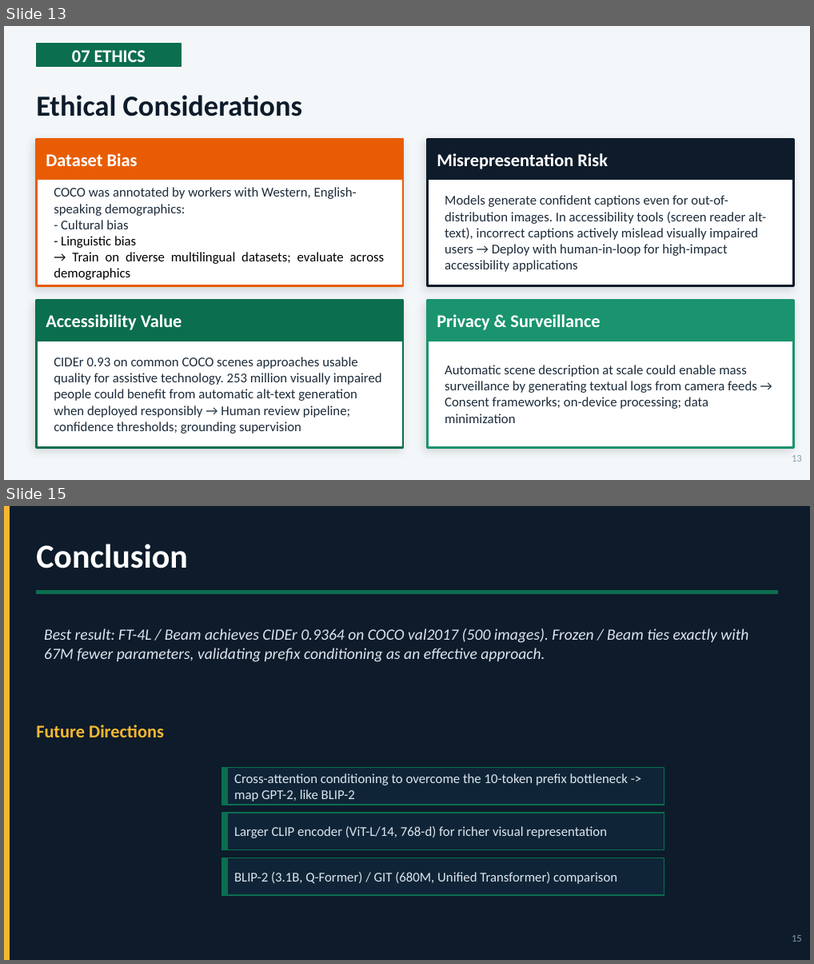
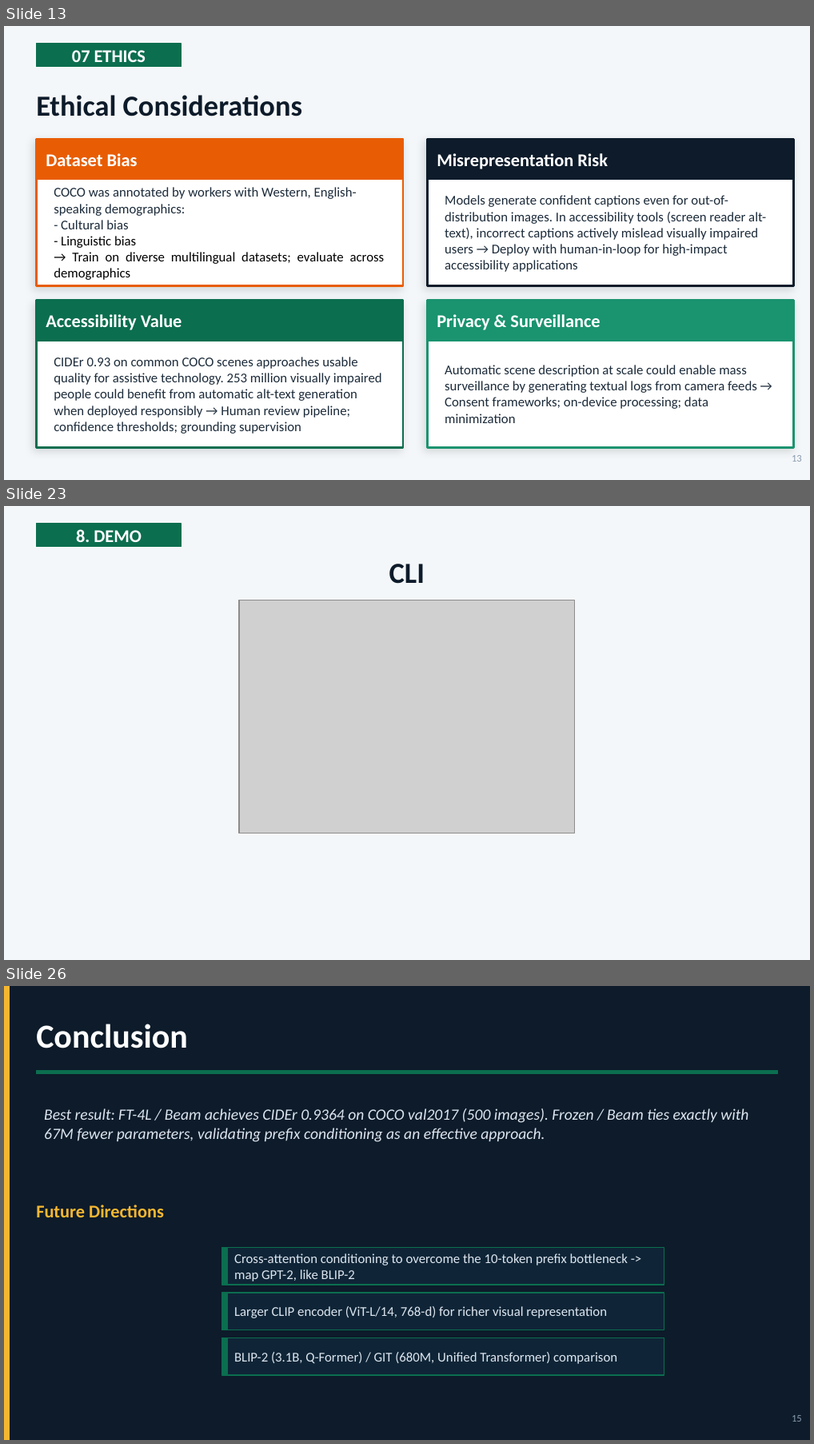
Before and after one commit to lequo-neu/Generative_Project, a slide deck: reports/Generative_Presentation_Group8.pptx. Shown one above the other, each under a label of ours: slides 13 and 15 before the commit, slides 13, 23 and 26 after it; the slides between them are not shown. The pictures are 814x964 and 814x1444 pixels, drawn with LibreOffice and Linux fonts; fonts in the diff are those of the drawing; grey boxes stand for pictures. Boxes give left, top, right and bottom in pixels: in the first picture for what was removed or moved away, otherwise in the second. Text is boxed around its words. In the diff, an @@ line names an element or a change of style, - is before the commit and + after.

```diff
--- a/reports/Generative_Presentation_Group8.pptx
+++ b/reports/Generative_Presentation_Group8.pptx
@@ slide 23 added at [4, 506, 810, 960], background #F4F7F9 @@
@@ rectangle added at [36, 524, 182, 546], fill #0B6E4F, outline #0B6E4F 1 pt @@
@@ text added at [76, 529, 142, 542], 16 pt, text #FFFFFF, bold @@
+8. DEMO
@@ text added at [390, 564, 425, 584], 26 pt, text #0D1B2A, bold @@
+CLI
@@ picture added at [239, 600, 576, 832] @@
@@ what was slide 15 is now slide 26 @@
```
Also in this commit, not shown: 1 slide changed, 10 other slides added, 7 other files.
